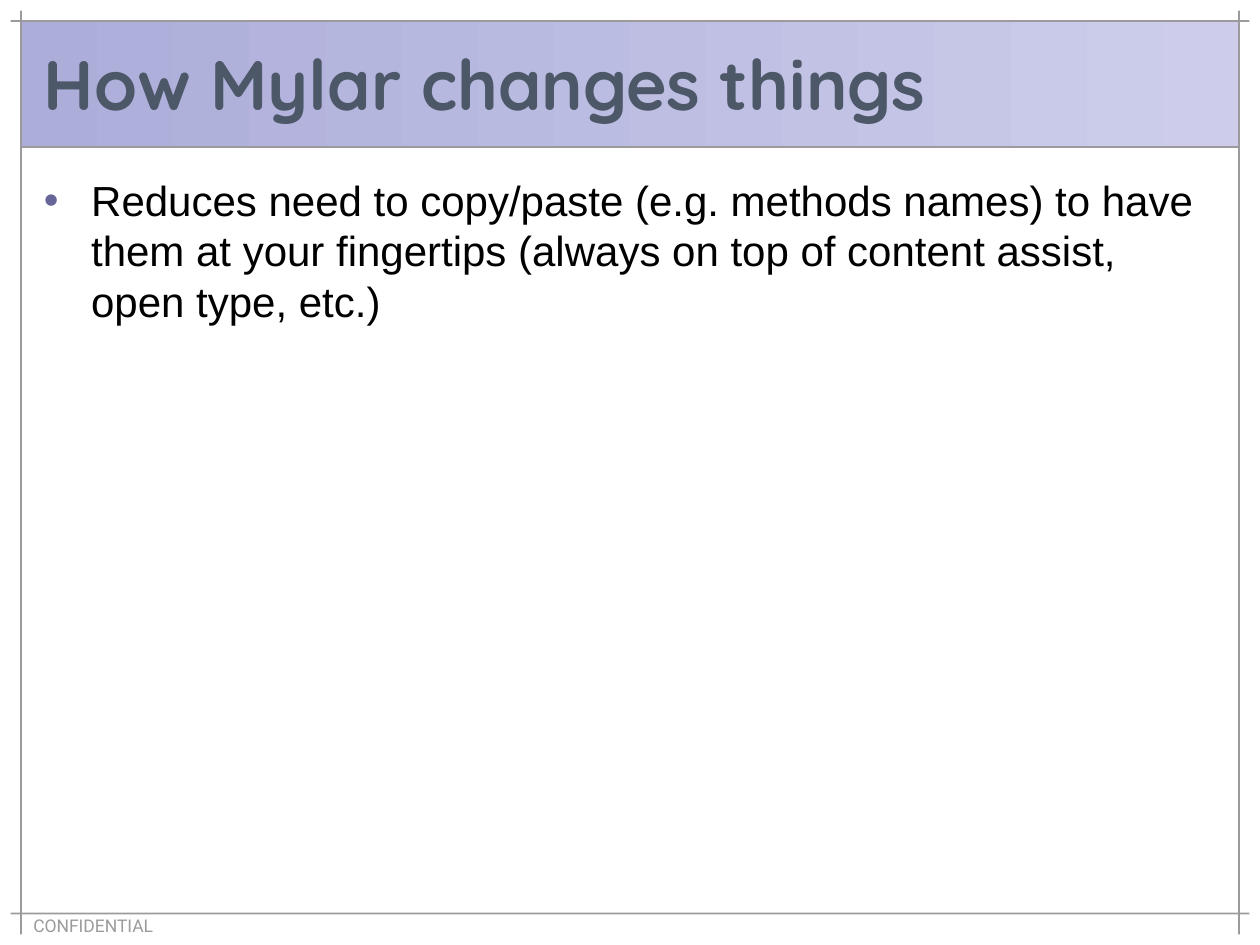
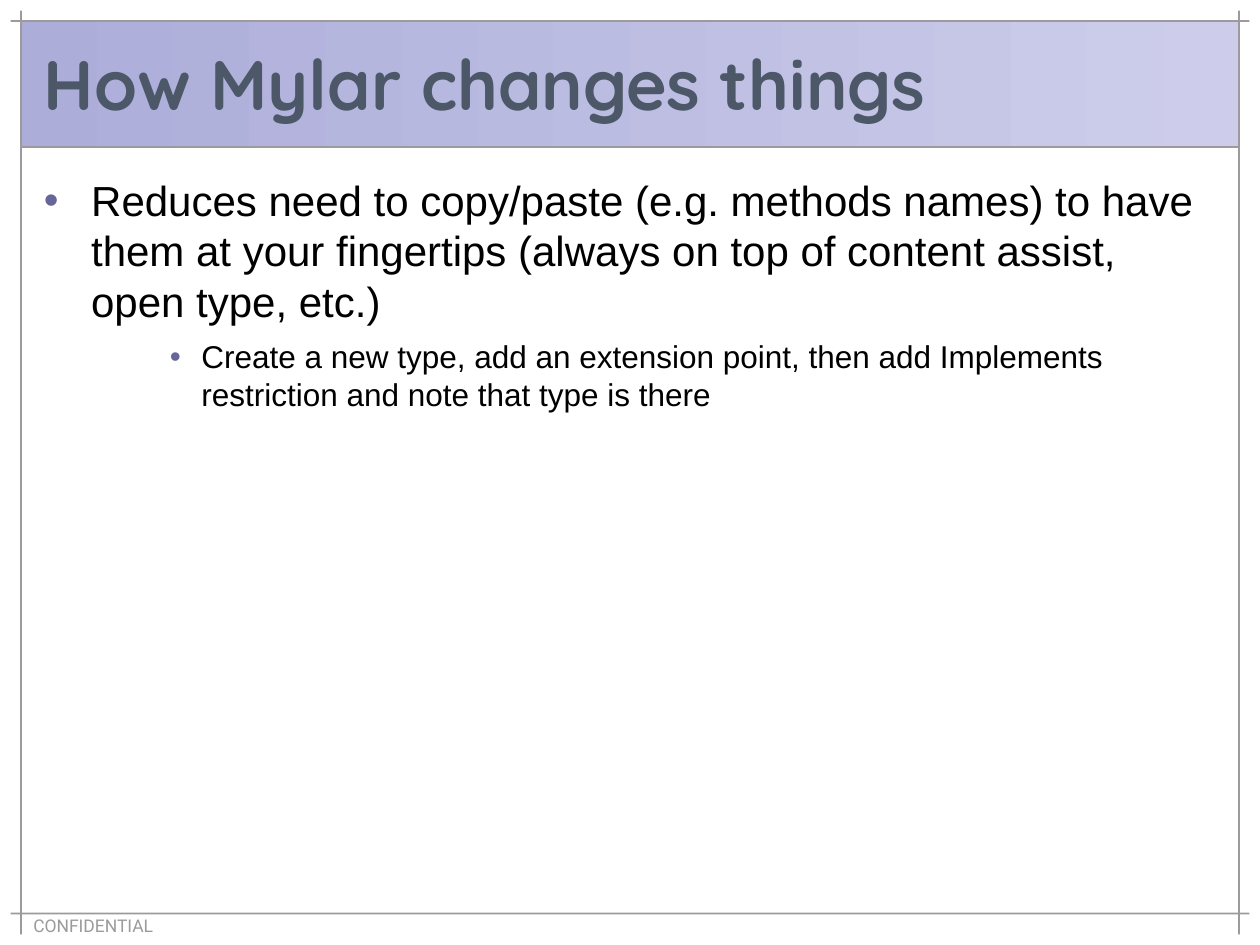
Before and after one commit to eclipse-mylyn/mylyn-website, a slide deck: slide 8 of publications/2006-03-mylar-eclipsecon.ppt. Drawn at 1260x945 pixels with LibreOffice and Linux fonts; fonts in the diff are those of the drawing. Boxes give left, top, right and bottom in pixels: in the first picture for what was removed or moved away, otherwise in the second. Text is boxed around its words. In the diff, an @@ line names an element or a change of style, - is before the commit and + after.

Commit message:
Progress on: Bug 120952: prototype task/issue repository view and extension points https://bugs.eclipse.org/bugs/show_bug.cgi?id=120952

```diff
--- a/publications/2006-03-mylar-eclipsecon.ppt
+++ b/publications/2006-03-mylar-eclipsecon.ppt
@@ text at [201,345,1103,412]: paragraph added @@
+    • Create a new type, add an extension point, then add Implements restriction and note that type is there
```
